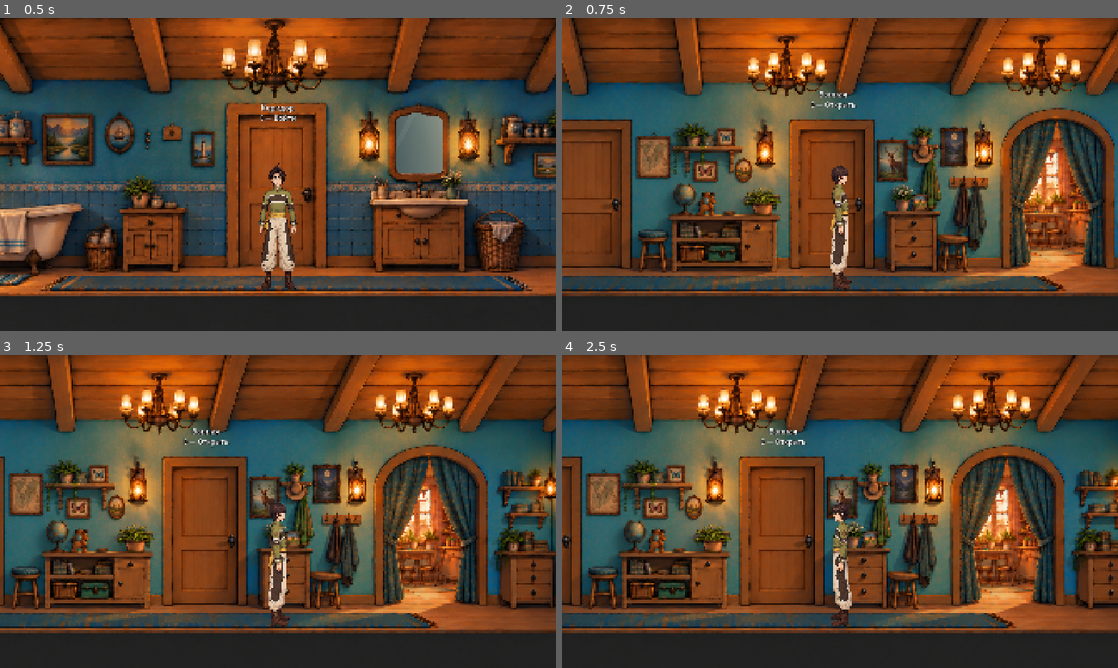
Above: before the commit, frames 1-4 (two rows, left to right).
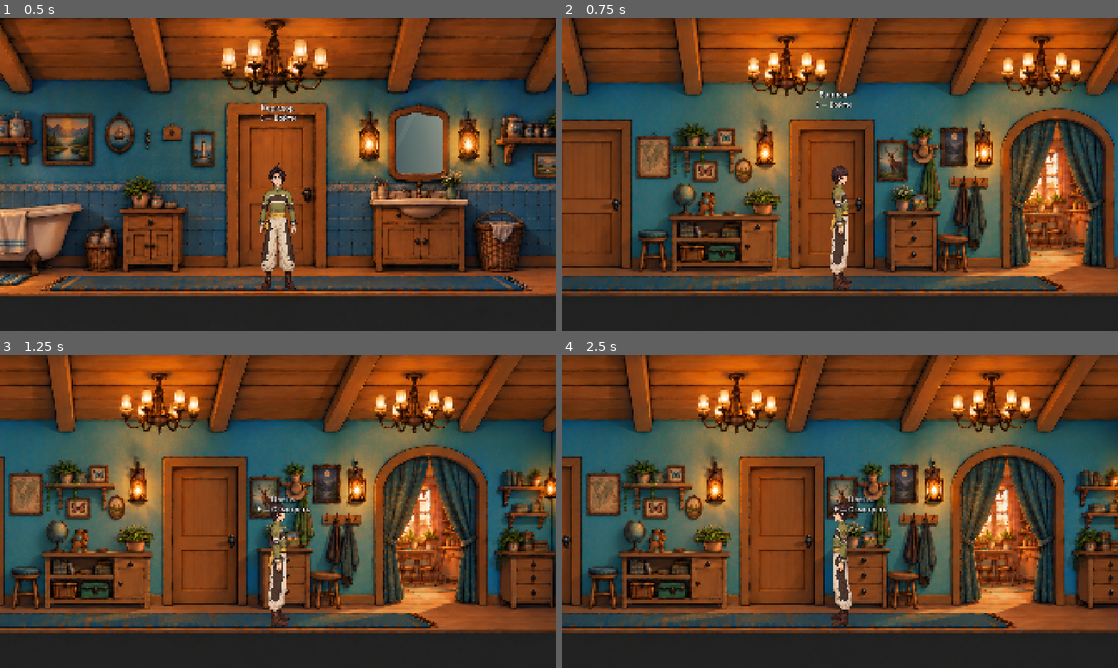
Above: after the commit, the same moments.

Repository: Alona674/WhoAmI
Game: Godot game, scene res://scenes/rooms/bathroom.tscn
The game is run twice, just before and just after one commit, with the same random seed, the same clock (stepped at 60 frames per second) and the same inputs. This scene is started directly instead of the project's main scene.
Inputs (mouse positions are in pixels of both pictures, inside the frame that each line leads up to):
- Up to frame 1 (0.5 s): no input
- Up to frame 2 (0.75 s): tap Enter (ui_accept) at 0.5 s; move the mouse to (962, 158) at 0.52 s; hold D (move_right) from 0.53 s (still down); hold E (interact) from 0.53 s (still down); click (962, 158) at 0.67 s
- Up to frame 3 (1.25 s): keep holding D (move_right); keep holding E (interact); tap Enter (ui_accept) at 0.77 s
- Up to frame 4 (2.5 s): move the mouse to (728, 527) at 1.27 s; release E (interact) at 1.28 s; tap E (interact) at 1.35 s; tap Enter (ui_accept) at 1.52 s; move the mouse to (895, 442) at 2.02 s; release D (move_right) at 2.03 s; hold A (move_left) from 2.03 s (still down); hold E (interact) from 2.03 s (still down)

Frame 1 is identical in both runs. In frame 2, 0.2% of the frame differs, in the area x 44-53%, y 24-30%; in frame 3, 0.3%; in frame 4, 0.3%, in the area x 35-59%, y 23-52%.

Commit message:
fix: unify corridor and bathroom interaction prompts

Diff:
--- a/scenes/rooms/bathroom.tscn
+++ b/scenes/rooms/bathroom.tscn
@@ -53,7 +53,7 @@
 [node name="Player" parent="." unique_id=401445112 groups=["player"] instance=ExtResource("3_player")]
 position = Vector2(1080, 630)
 script = ExtResource("10_player")
-room_controls_prompt = true
+unified_interactions = true
 
 [node name="BathroomEntryPoint" type="Marker2D" parent="." unique_id=1065003386]
 position = Vector2(1080, 630)
@@ -61,6 +61,8 @@
 [node name="CorridorDoor" type="Area2D" parent="." unique_id=1150884386]
 position = Vector2(1080, 420)
 script = ExtResource("7_door")
+interaction_name = "Коридор"
+interaction_action = "Войти"
 target_scene = "res://scenes/rooms/corridor.tscn"
 target_spawn_point = "CorridorBathEntryPoint"
 
@@ -122,6 +124,7 @@
 
 [node name="Svetik" parent="." unique_id=1068596790 instance=ExtResource("svetik")]
 position = Vector2(1515, 330)
+interaction_action = "Поговорить"
 
 [node name="BathCabinet" type="Area2D" parent="." unique_id=609650322]
 position = Vector2(790, 590)
--- a/scenes/rooms/corridor.tscn
+++ b/scenes/rooms/corridor.tscn
@@ -67,9 +67,11 @@
 
 [node name="Player" parent="." unique_id=32208314 groups=["player"] instance=ExtResource("2_u6nsy")]
 position = Vector2(2070, 630)
+unified_interactions = true
 right_limit = 2077.0
 
 [node name="Svetik" parent="." unique_id=1889357327 instance=ExtResource("svetik_companion")]
+interaction_action = "Поговорить"
 
 [node name="DialogueManager" parent="." unique_id=1465301247 instance=ExtResource("4_xm07l")]
 script = ExtResource("5_bnshd")
@@ -81,6 +83,7 @@
 scale = Vector2(0.74516, 0.74516)
 script = ExtResource("4_jf14u")
 interaction_name = "Спальня"
+interaction_action = "Войти"
 target_scene = "uid://cdhvfv8s0fewa"
 target_spawn_point = "BedroomEntryPoint"
 
@@ -114,6 +117,7 @@
 scale = Vector2(0.74516, 0.74516)
 script = ExtResource("4_jf14u")
 interaction_name = "Ванная"
+interaction_action = "Войти"
 target_scene = "res://scenes/rooms/bathroom.tscn"
 target_spawn_point = "BathroomEntryPoint"
 
--- a/scripts/core/bathroom.gd
+++ b/scripts/core/bathroom.gd
@@ -14,17 +14,6 @@
 		if spawn_point != null:
 			player.global_position = spawn_point.global_position
 		GameState.next_spawn_point = ""
-
-
-func _process(_delta: float) -> void:
-	if dialogue_manager.dialogue_box.visible or pause_menu.visible or $UILayer/ContainerPanel.visible:
-		prompt.hide()
-	elif $CorridorDoor.player_nearby:
-		player.show_interaction_prompt($CorridorDoor, "Коридор", "Войти")
-	elif player.current_interactable != null:
-		player.show_interaction_prompt(player.current_interactable)
-	else:
-		prompt.hide()
 
 
 func interact_item(item_id: String) -> void:
@@ -58,6 +47,7 @@
 func _unhandled_input(event: InputEvent) -> void:
 	if event.is_action_pressed("ui_cancel") and not event.is_echo():
 		pause_menu.visible = not pause_menu.visible
+		prompt.hide_prompt()
 		get_tree().paused = pause_menu.visible
 		get_viewport().set_input_as_handled()
 
--- a/scripts/core/corridor.gd
+++ b/scripts/core/corridor.gd
@@ -53,7 +53,8 @@
 
 
 func _unhandled_input(event: InputEvent) -> void:
-	if event.is_action_pressed("ui_cancel"):
+	if event.is_action_pressed("ui_cancel") and not event.is_echo():
+		player.interaction_prompt.hide_prompt()
 		if pause_menu.visible:
 			pause_menu.hide()
 			get_tree().paused = false
